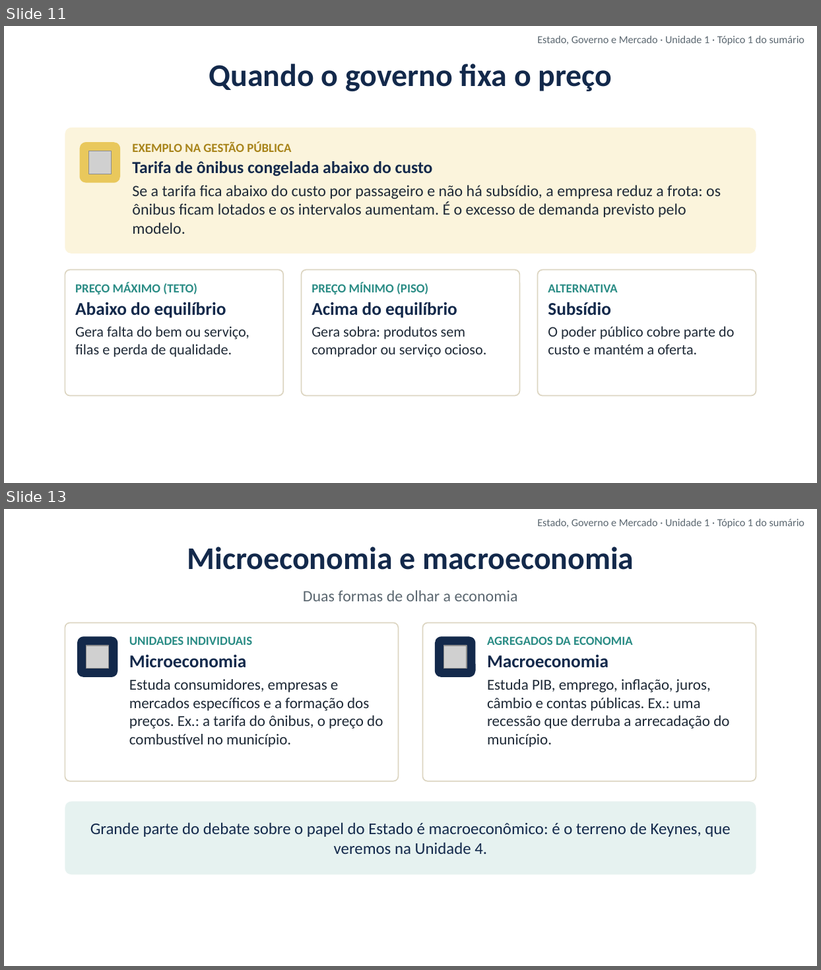
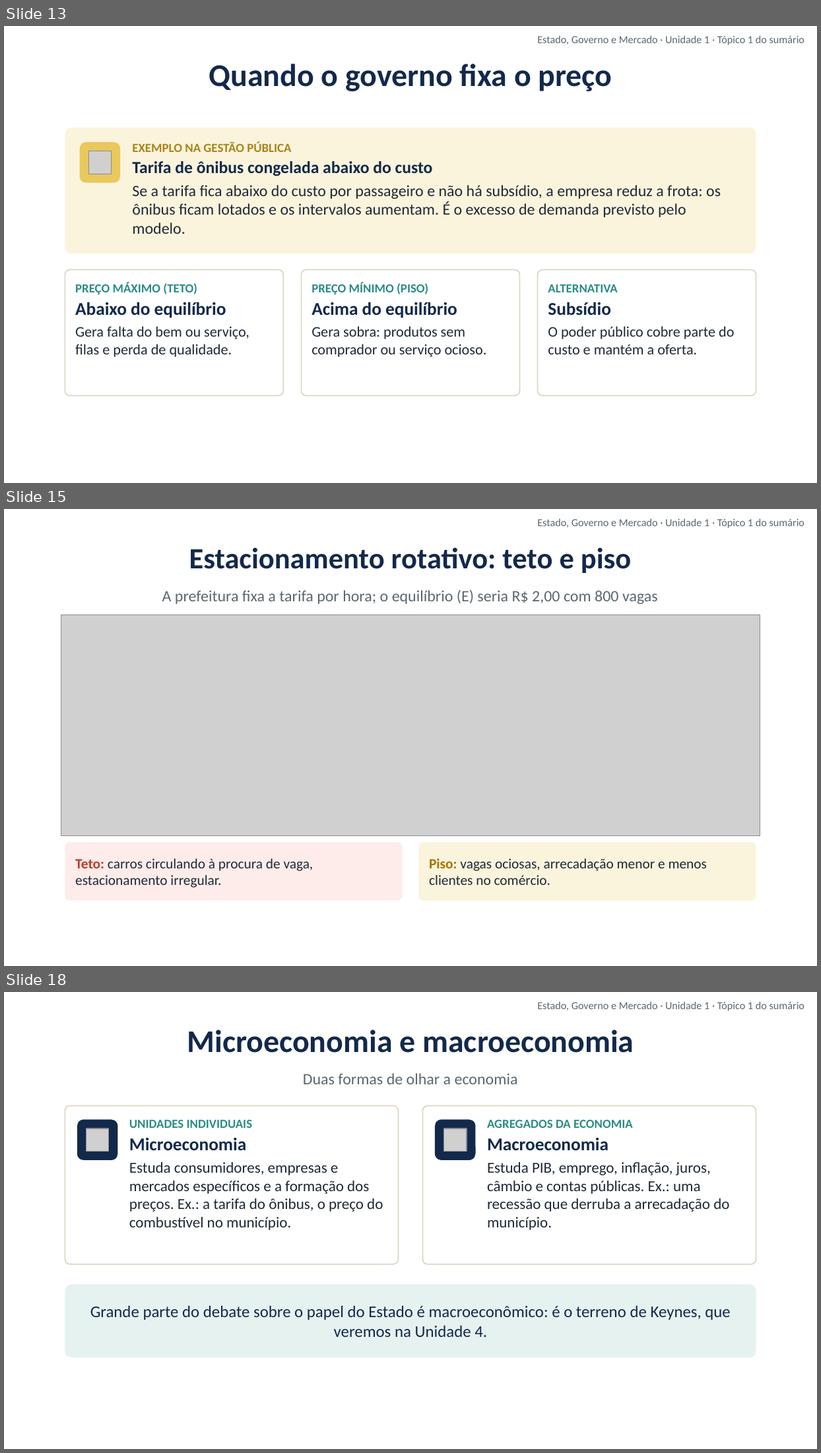
Before and after one commit to cleitonfranco74/gestao_publica, a slide deck: disciplina-01-estado-governo-mercado/materiais/01_Unidade_1_Introducao_a_Economia_Estado_Governo_Mercado.pptx. Shown one above the other, each under a label of ours: slides 11 and 13 before the commit, slides 13, 15 and 18 after it; the slides between them are not shown. The pictures are 821x970 and 821x1453 pixels, drawn with LibreOffice and Linux fonts; fonts in the diff are those of the drawing; grey boxes stand for pictures; background and template pictures are left out. Boxes give left, top, right and bottom in pixels: in the first picture for what was removed or moved away, otherwise in the second. Text is boxed around its words. In the diff, an @@ line names an element or a change of style, - is before the commit and + after.

```diff
--- a/disciplina-01-estado-governo-mercado/materiais/01_Unidade_1_Introducao_a_Economia_Estado_Governo_Mercado.pptx
+++ b/disciplina-01-estado-governo-mercado/materiais/01_Unidade_1_Introducao_a_Economia_Estado_Governo_Mercado.pptx
@@ slide 15 added at (x1=4, y1=509, x2=817, y2=966), background picture (left out) @@
@@ text added at (x1=537, y1=518, x2=805, y2=528), 9.5 pt, text #5B6770 @@
+Estado, Governo e Mercado · Unidade 1 · Tópico 1 do sumário
@@ text added at (x1=189, y1=547, x2=631, y2=573), 26 pt, text #13294B, bold @@
+Estacionamento rotativo: teto e piso
@@ text added at (x1=162, y1=590, x2=658, y2=604), 14 pt, text #5B6770 @@
+A prefeitura fixa a tarifa por hora; o equilíbrio (E) seria R$ 2,00 com 800 vagas
@@ picture added at (x1=61, y1=615, x2=760, y2=836) @@
@@ rounded rectangle added at (x1=65, y1=842, x2=403, y2=901), fill #FDECEA, 12.5 pt, text #1F2A37 @@
+Teto: carros circulando à procura de vaga, estacionamento irregular.
@@ rounded rectangle added at (x1=418, y1=842, x2=756, y2=901), fill #FBF4DC, 12.5 pt, text #1F2A37 @@
+Piso: vagas ociosas, arrecadação menor e menos clientes no comércio.
@@ what was slide 11 is now slide 13 @@
@@ what was slide 13 is now slide 18 @@
```
Also in this commit, not shown: 2 slides changed, 4 other slides added, 8 other files.
